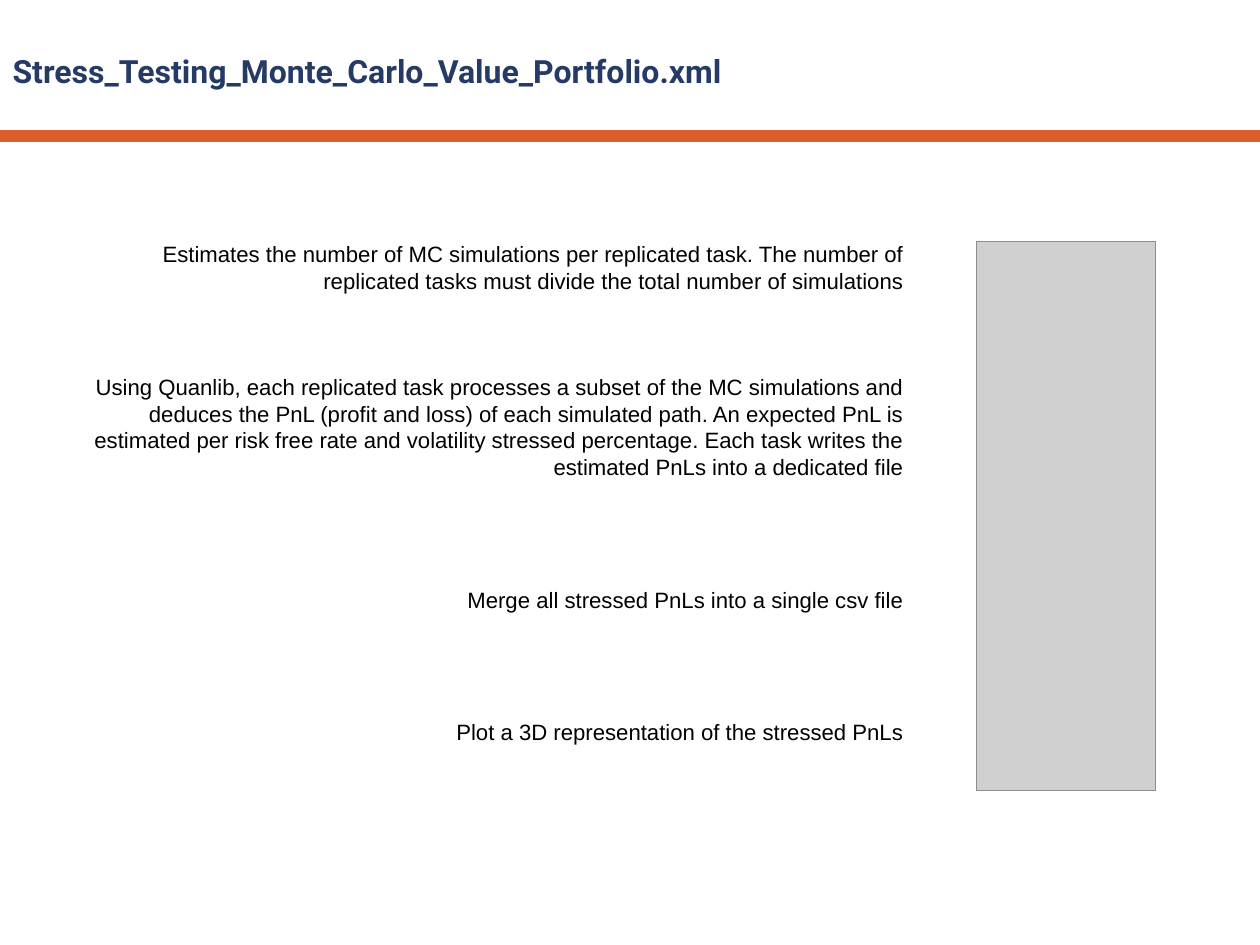
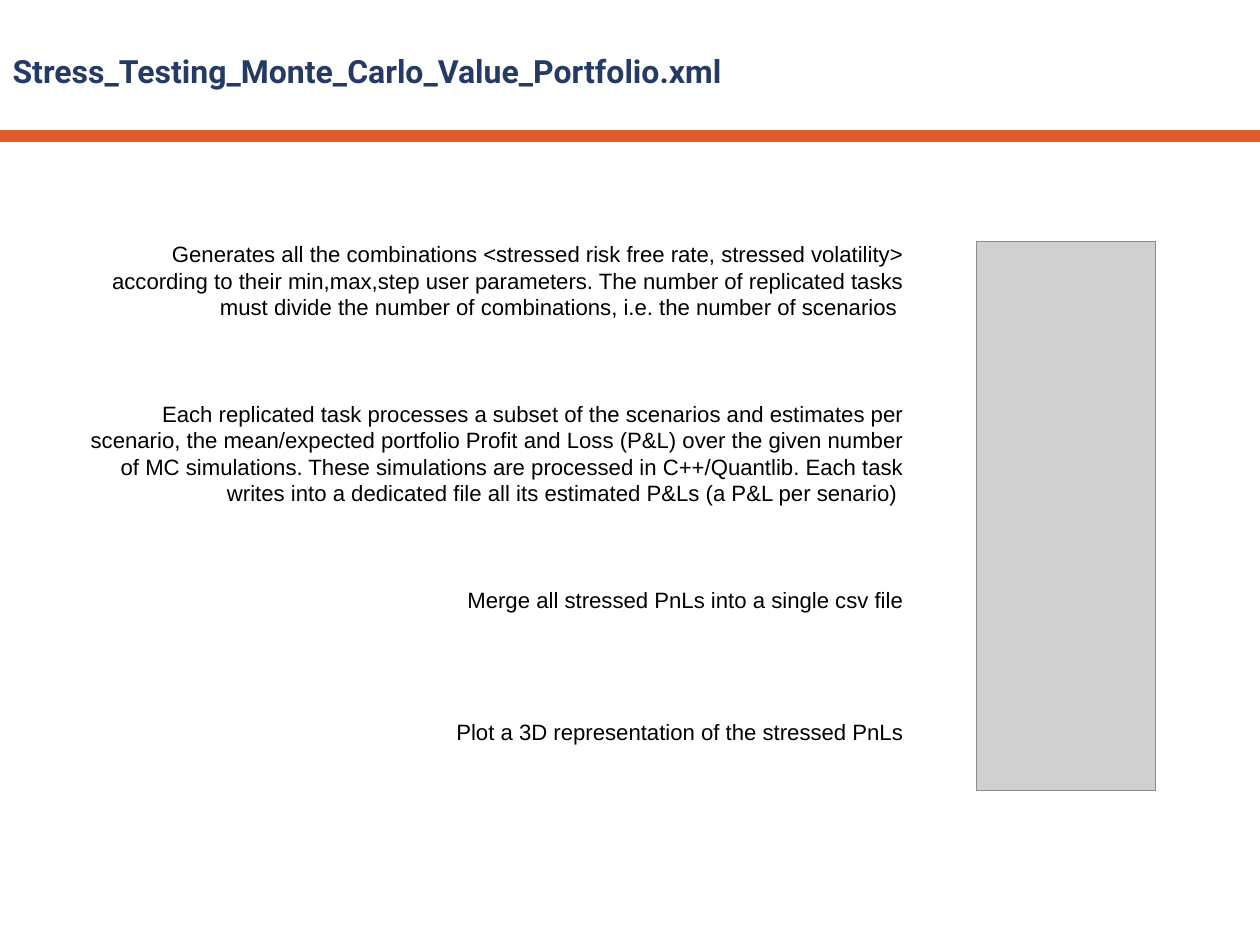
Before and after one commit to ow2-proactive/proactive-examples, a slide deck: slide 11 of Finance/resources/doc/risk-valuation-proactive.pptx. Drawn at 1260x945 pixels with LibreOffice and Linux fonts; fonts in the diff are those of the drawing; grey boxes stand for pictures; background and template pictures are left out. Boxes give left, top, right and bottom in pixels: in the first picture for what was removed or moved away, otherwise in the second. Text is boxed around its words. In the diff, an @@ line names an element or a change of style, - is before the commit and + after.

Commit message:
Add wkw param control for stress testing wkws + update doc (#1240)
* Add wkw param control for stress testing wkws + update doc

* Add control on nb steps params in stress testing wkws

```diff
--- a/Finance/resources/doc/risk-valuation-proactive.pptx
+++ b/Finance/resources/doc/risk-valuation-proactive.pptx
@@ text at (91,246,903,506): text changed @@
-Estimates the number of MC simulations per replicated task. The number of replicated tasks must divide the total number of simulations
-Using Quanlib, each replicated task processes a subset of the MC simulations and deduces the PnL (profit and loss) of each simulated path. An expected PnL is estimated per risk free rate and volatility stressed percentage. Each task writes the estimated PnLs into a dedicated file
+Generates all the combinations <stressed risk free rate, stressed volatility> according to their min,max,step user parameters. The number of replicated tasks must divide the number of combinations, i.e. the number of scenarios
+Each replicated task processes a subset of the scenarios and estimates per scenario, the mean/expected portfolio Profit and Loss (P&L) over the given number of MC simulations. These simulations are processed in C++/Quantlib. Each task writes into a dedicated file all its estimated P&Ls (a P&L per senario)
```
Also in this commit, not shown: 1 other slide changed, 4 other files.
